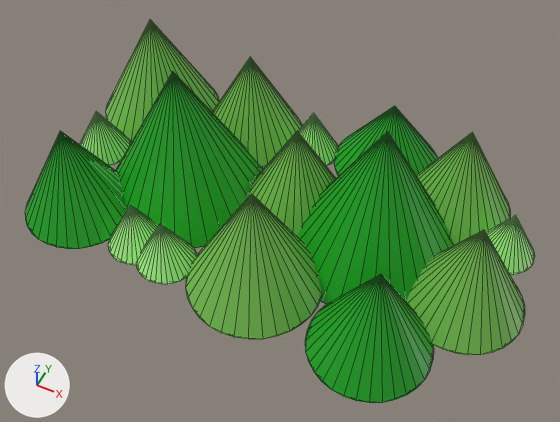
Renders of the glTF model FrontEnd/dokcho2/public/models/Environment/mountain2.glb from each side of a commit.
The view is the same before and after, from a camera (50 mm lens) standing at (33.2, -65.7, 81.0) and looking at (2.5, -4.3, 4.3). Every picture has the same lights, and +X, +Y and +Z are marked at lower left. Mesh edges are drawn as thin lines. Where no turn or scale is listed for an object, it has been applied to the vertices.
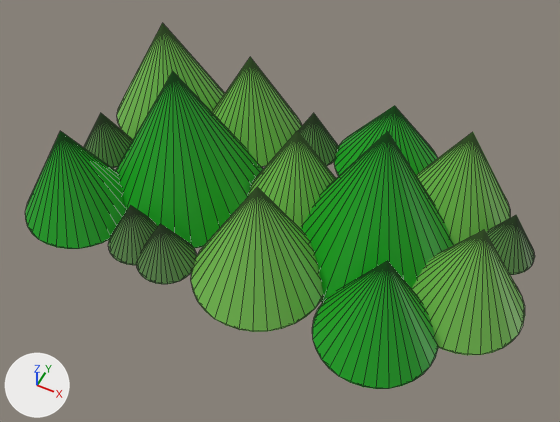
Changed parts and their boxes (x1, y1, x2, y2) in the pictures (560 x 422 px):
'Cone.005', moved: before (186, 194, 323, 340); after (191, 187, 323, 332)
'Cone.006', moved: before (305, 274, 434, 403); after (312, 261, 438, 389)
'Cone.010', moved: before (106, 19, 219, 142); after (117, 23, 225, 139)
'Cone.007', recoloured: (137, 224, 197, 284) in both
'Cone.013', recoloured: (108, 205, 158, 265) in both
'Cone.017', recoloured: (486, 215, 535, 275) in both
'Cone.011', recoloured, moved: before (80, 111, 131, 166); after (84, 113, 133, 168)
'Cone.004', recoloured: (298, 113, 338, 166) in both

What changed in the scene script:
```text
Add mat_material_004:
    mat_material_004 = principled_material('Material.004')
    mat_material_004.base_color = (0.112, 0.27, 0.0735)  # green #5e8e4d
Change me_cone_004:
    where me_cone_004.from_pydata(...)  # 33 vertices, 62 faces; spans x -4.04..4.04, y -4.04..4.04, z -3.7..3.7
    remove me_cone_004.materials.append(mat_material_007)  # green #a9ff8a
    add me_cone_004.materials.append(mat_material_004)  # green #5e8e4d
Change me_cone_008:
    where me_cone_008.from_pydata(...)  # 33 vertices, 62 faces; spans x -4.04..4.04, y -4.04..4.04, z -3.7..3.7
    remove me_cone_008.materials.append(mat_material_007)  # green #a9ff8a
    add me_cone_008.materials.append(mat_material_004)  # green #5e8e4d
Change me_cone_012:
    where me_cone_012.from_pydata(...)  # 33 vertices, 62 faces; spans x -4.04..4.04, y -4.04..4.04, z -3.7..3.7
    remove me_cone_012.materials.append(mat_material_007)  # green #a9ff8a
    add me_cone_012.materials.append(mat_material_004)  # green #5e8e4d
Change me_cone_014:
    where me_cone_014.from_pydata(...)  # 33 vertices, 62 faces; spans x -4.04..4.04, y -4.04..4.04, z -3.7..3.7
    remove me_cone_014.materials.append(mat_material_007)  # green #a9ff8a
    add me_cone_014.materials.append(mat_material_004)  # green #5e8e4d
Change me_cone_018:
    where me_cone_018.from_pydata(...)  # 33 vertices, 62 faces; spans x -4.04..4.04, y -4.04..4.04, z -3.7..3.7
    remove me_cone_018.materials.append(mat_material_007)  # green #a9ff8a
    add me_cone_018.materials.append(mat_material_004)  # green #5e8e4d
Change ob_cone_005:
    ob_cone_005.location: (3.0, -12.5, 7.4) -> (3.0, -11.2, 7.4)
Change ob_cone_006:
    ob_cone_006.location: (20.0, -14.9, 6.1) -> (20.0, -12.8, 6.1)
Change ob_cone_010:
    ob_cone_010.location: (-26.4, 11.5, 7.4) -> (-24.3, 11.5, 7.4)
Change ob_cone_011:
    ob_cone_011.location: (-29.2, -0.6, 2.8) -> (-28.3, -0.6, 2.8)
```
